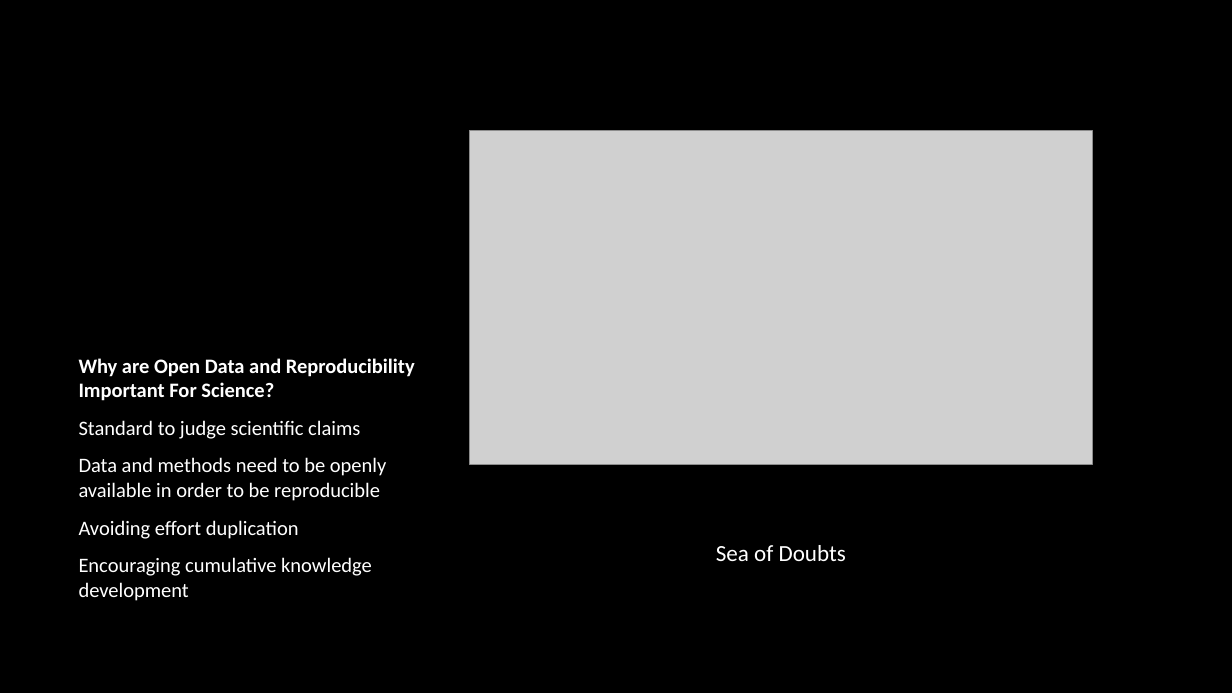
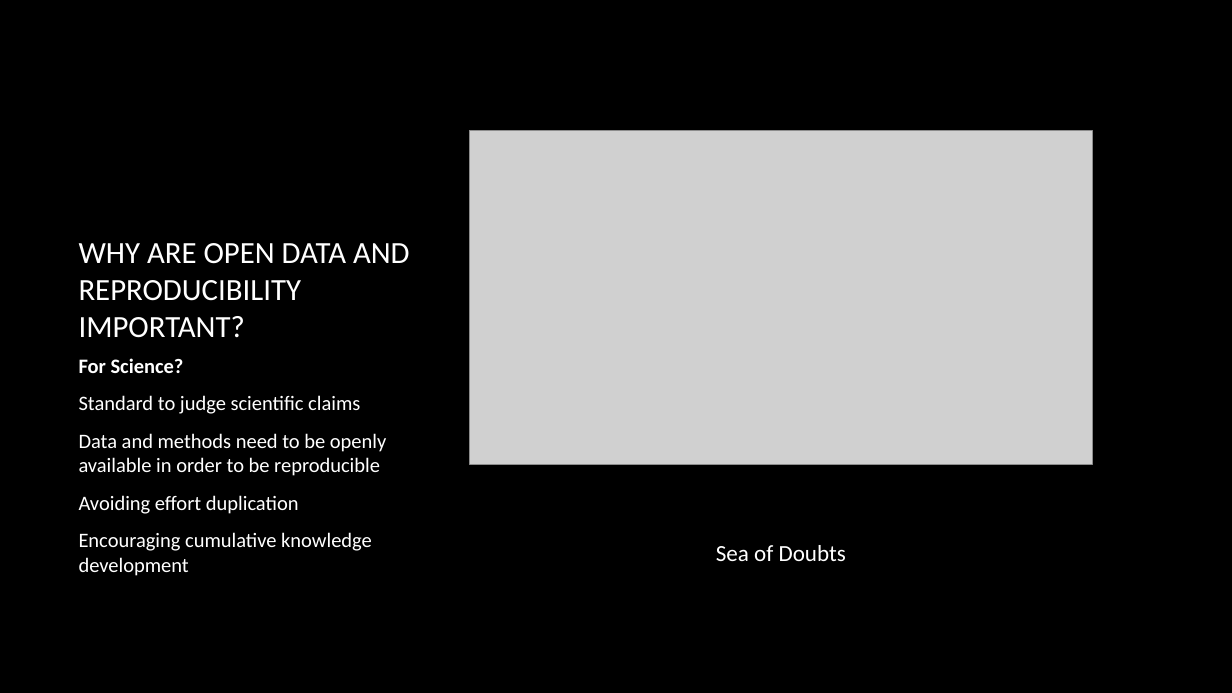
Before and after one commit to ericcrandall/reproducible_research, a slide deck: slide 6 of reproducible_research.pptx (slide 5 before the commit). Drawn at 1232x693 pixels with LibreOffice and Linux fonts; fonts in the diff are those of the drawing; grey boxes stand for pictures; background and template pictures are left out. Boxes give left, top, right and bottom in pixels: in the first picture for what was removed or moved away, otherwise in the second. Text is boxed around its words. In the diff, an @@ line names an element or a change of style, - is before the commit and + after.

```diff
--- a/reproducible_research.pptx
+++ b/reproducible_research.pptx
@@ title added at [79, 243, 410, 338], 24 pt, text #FFFFFF @@
+WHY ARE OPEN DATA AND REPRODUCIBILITY IMPORTANT?
@@ text at [79, 358, 184, 373]: text changed @@
-Why are Open Data and Reproducibility Important For Science?
+For Science?
```
Also in this commit, not shown: 9 other slides changed, 3 slides added, 12 slides removed, 5 other files.
